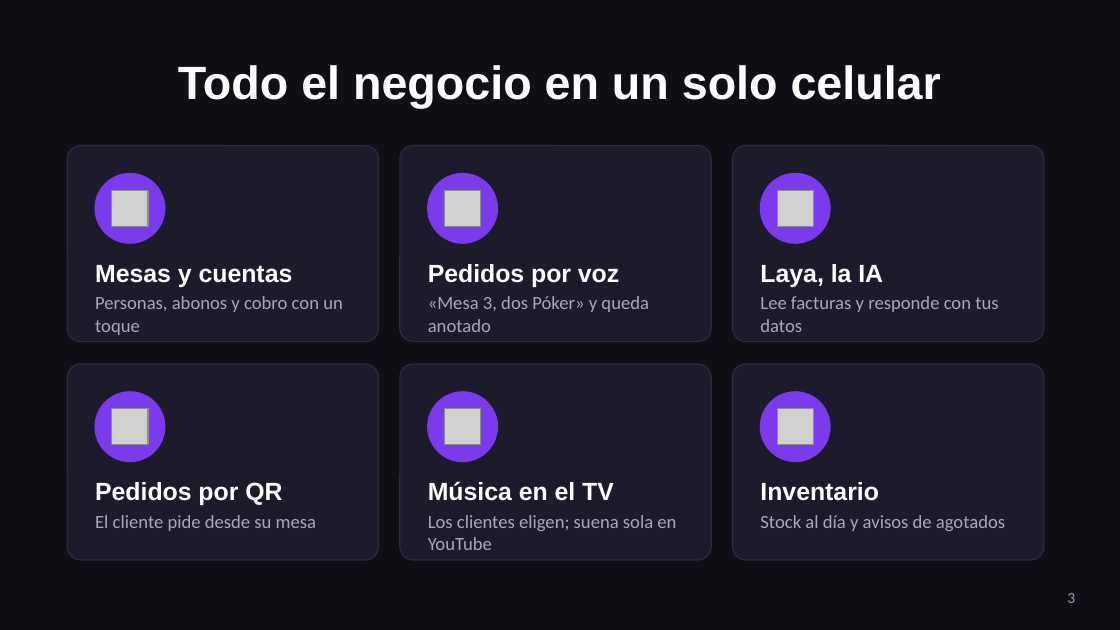
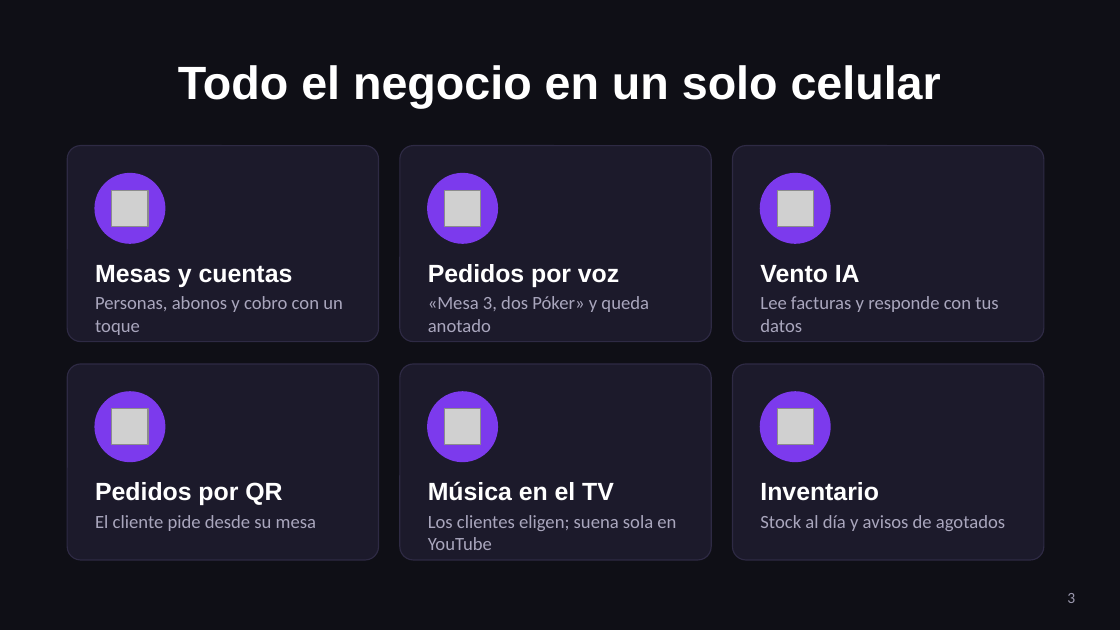
Before and after one commit to cristhianlujan45-blip/cuentas, a slide deck: slide 3 of ventas/Vento-presentacion.pptx. Drawn at 1120x630 pixels with LibreOffice and Linux fonts; fonts in the diff are those of the drawing; grey boxes stand for pictures. Boxes give left, top, right and bottom in pixels: in the first picture for what was removed or moved away, otherwise in the second. Text is boxed around its words. In the diff, an @@ line names an element or a change of style, - is before the commit and + after.

```diff
--- a/ventas/Vento-presentacion.pptx
+++ b/ventas/Vento-presentacion.pptx
@@ text at (x1=760, y1=265, x2=860, y2=283): text changed @@
-Laya, la IA
+Vento IA
```
Also in this commit, not shown: 5 other slides changed, 3 slides added, 1 other file.
